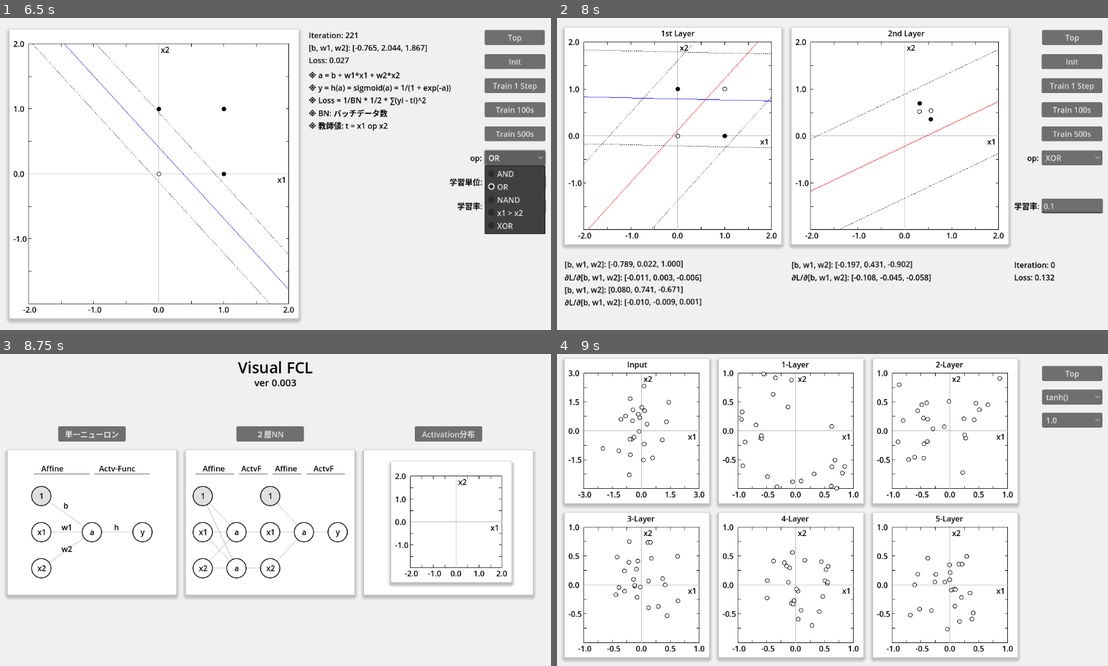
Above: before the commit, frames 1-4 (two rows, left to right).
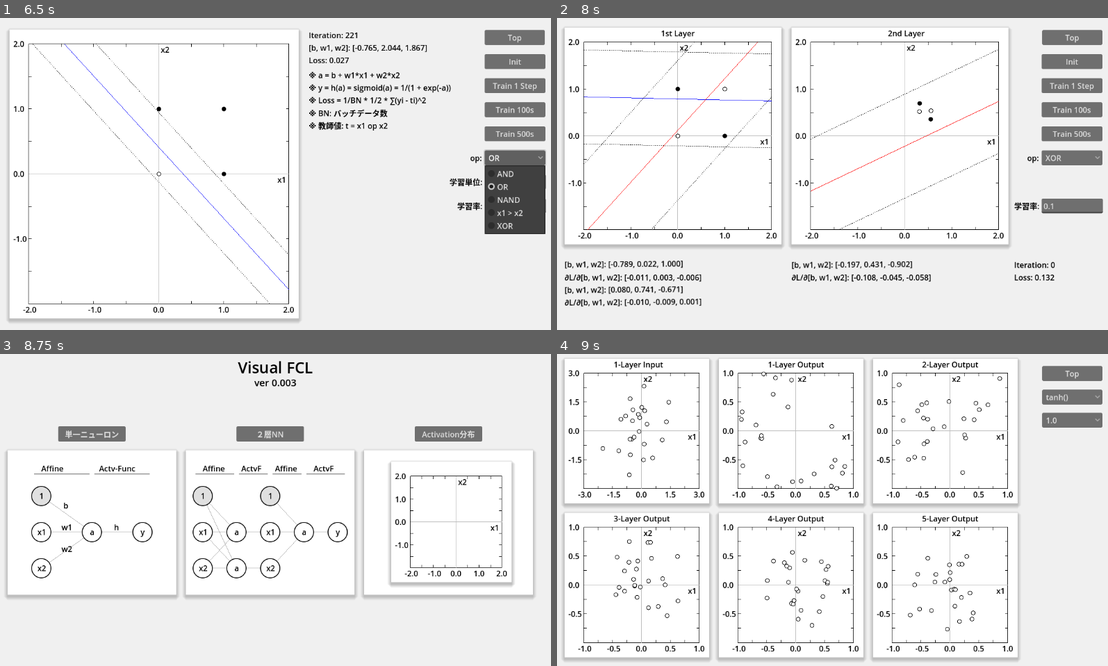
Above: after the commit, the same moments.

Repository: vivisuke/VisualFCL
Game: Godot game, scene res://top_scene.tscn
Same seed, same stepped clock (60 frames per second), same inputs: the game is played once before the commit and once after it.
Inputs:
- Up to frame 1 (6.5 s): click "単一ニューロン" at 0.5 s; click "Init" at 1.25 s; click "Train 1 Step" at 2 s; click "Train 100s" at 2.75 s; click "Train 500s" at 3.5 s; click "AND" at 4.25 s; click "Mini Batch" at 5 s; click "OR" at 5.75 s
- Up to frame 2 (8 s): click "Top" at 6.5 s; click "２層NN" at 7.25 s
- Up to frame 3 (8.75 s): click "Top" at 8 s
- Up to frame 4 (9 s): click "Activation分布" at 8.75 s

Frames 1-3 are identical in both runs. In frame 4, 0.7% of the frame differs, in the area x 10-77%, y 2-55%.

Commit message:
0079 ◎ C 06/25 06/25 0.003│ToDo│「Input」→「1-Layer Input」、「N-Layer」→「N-Layer Output」

Diff:
--- a/VisualFCL/scripts/activate_distri_scene.gd
+++ b/VisualFCL/scripts/activate_distri_scene.gd
@@ -96,9 +96,9 @@
 	vec_graph_rect.push_back($GraphRect_6)
 	for i in range(vec_graph_rect.size()):
 		var lbl = Label.new()
-		lbl.text = "Input" if i == 0 else ("%d-Layer" % i)
+		lbl.text = "1-Layer Input" if i == 0 else ("%d-Layer Output" % i)
 		lbl.add_theme_color_override("font_color", Color.BLACK)
-		lbl.position = Vector2(130, 0)
+		lbl.position = Vector2(102, 0)
 		vec_graph_rect[i].add_child(lbl)
 		vec_graph_rect[i].to_draw_div_lines = false
 		vec_graph_rect[i].to_plot_boolean = false
Not shown, changed: VisualFCL.spr
